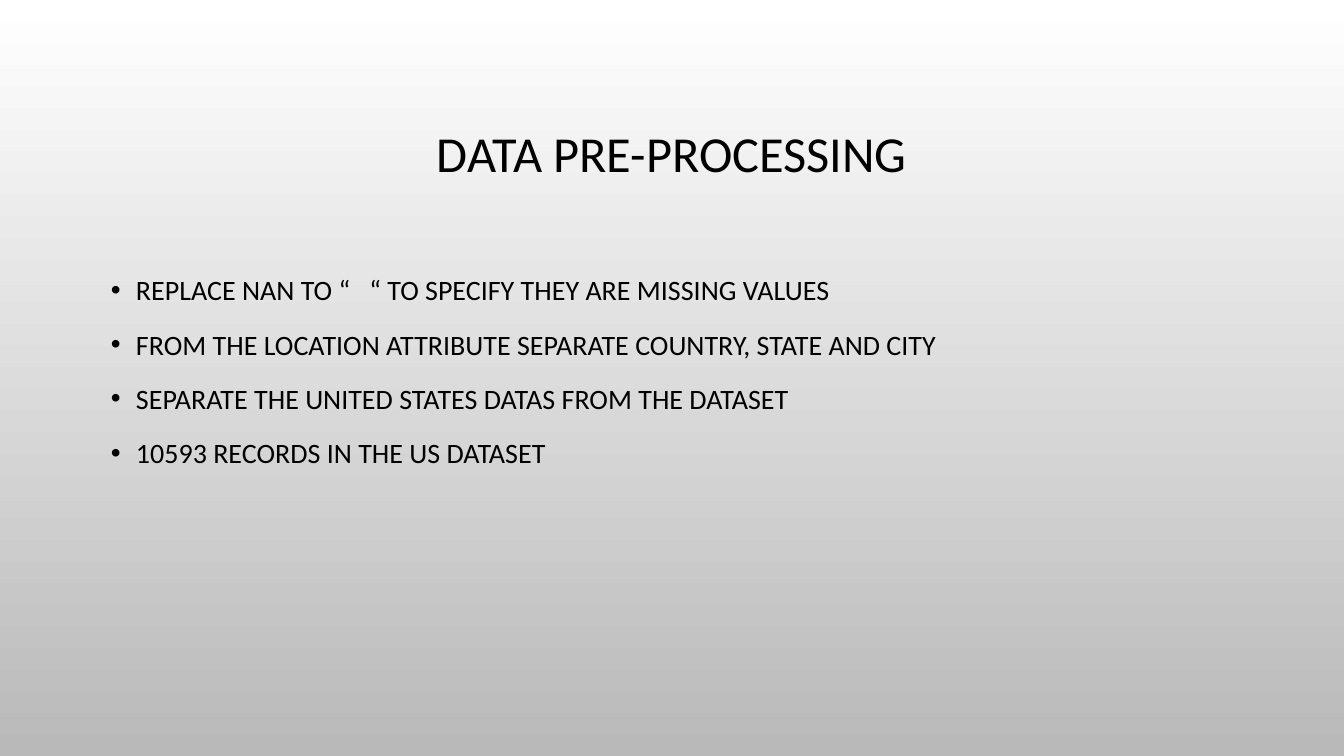
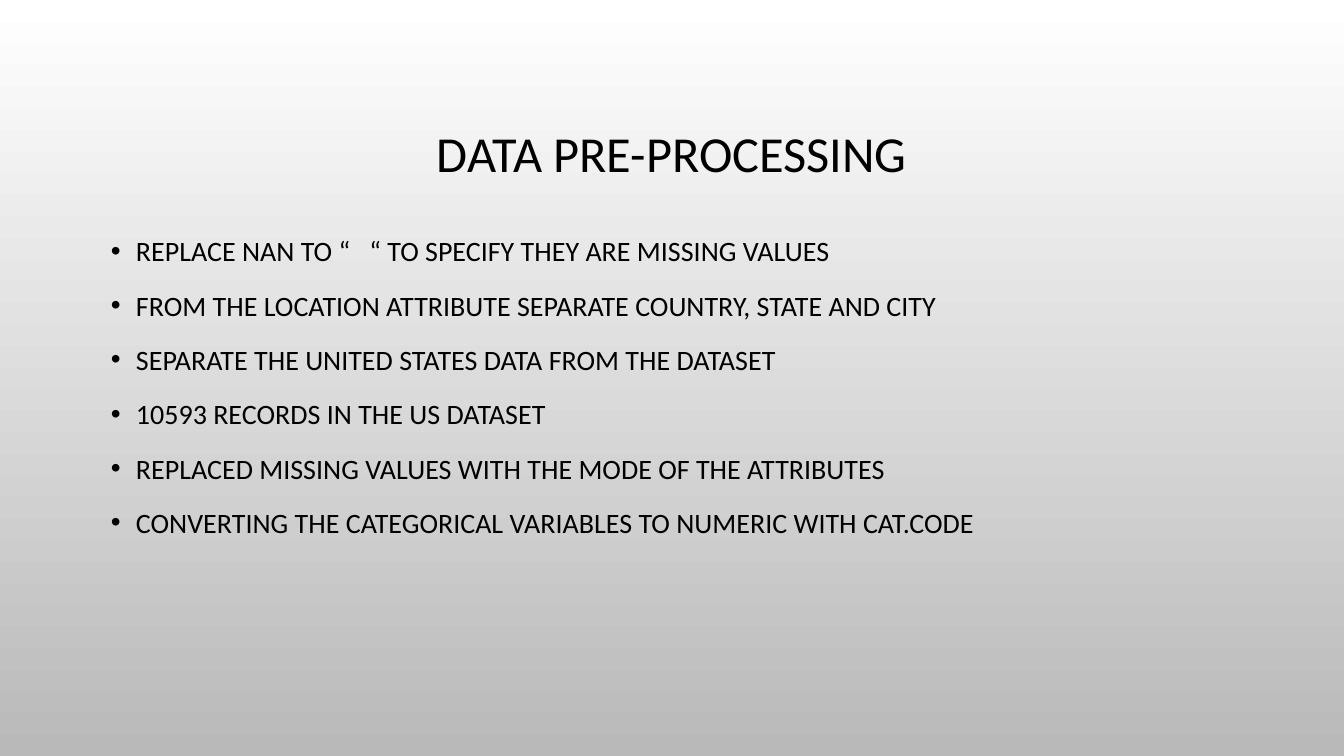
Before and after one commit to hjyoon16/Fake_Job_Post_Classification, a slide deck: slide 6 of 502projectPresentation.pptx (slide 4 before the commit). Drawn at 1344x756 pixels with LibreOffice and Linux fonts; fonts in the diff are those of the drawing; background and template pictures are left out. Boxes give left, top, right and bottom in pixels: in the first picture for what was removed or moved away, otherwise in the second. Text is boxed around its words. In the diff, an @@ line names an element or a change of style, - is before the commit and + after.

```diff
--- a/502projectPresentation.pptx
+++ b/502projectPresentation.pptx
@@ text "REPLACE NAN TO “ “ ..." moved from (x1=136, y1=282, x2=935, y2=463) to (x1=136, y1=243, x2=974, y2=533) @@
@@ text at (x1=136, y1=352, x2=776, y2=370): text changed @@
-• SEPARATE THE UNITED STATES DATAS FROM THE DATASET
+• SEPARATE THE UNITED STATES DATA FROM THE DATASET
@@ text at (x1=136, y1=461, x2=974, y2=533): paragraphs added @@
+• REPLACED MISSING VALUES WITH THE MODE OF THE ATTRIBUTES
+• CONVERTING THE CATEGORICAL VARIABLES TO NUMERIC WITH CAT.CODE
```
Also in this commit, not shown: 2 other slides changed, 4 slides added.
